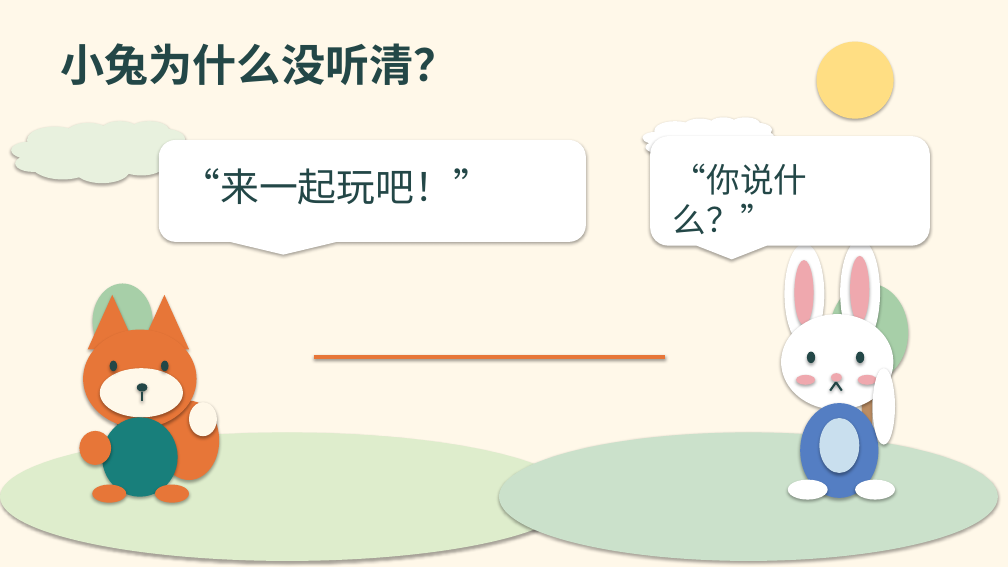
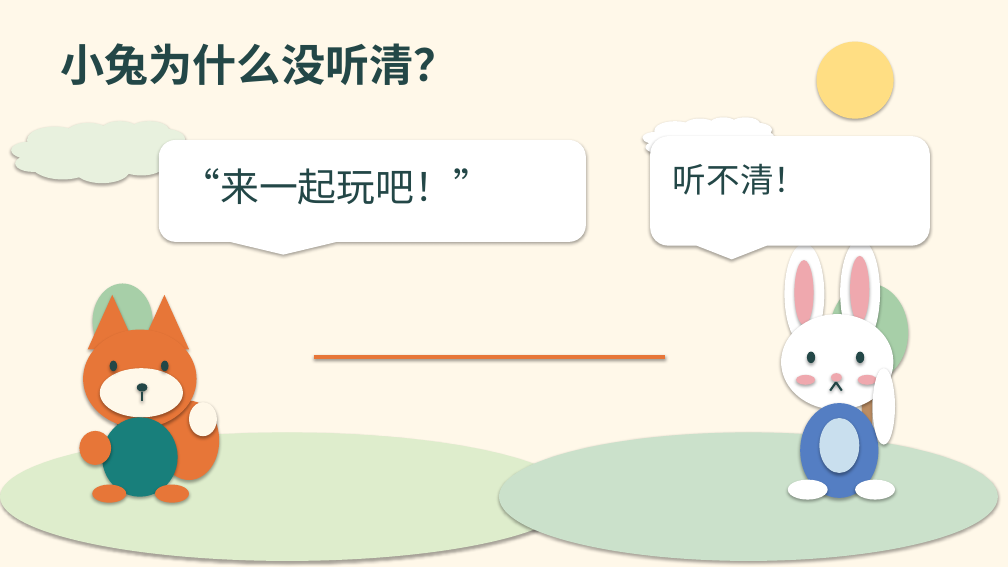
Before and after one commit to 983976773qqcom-cmyk/cc, a slide deck: slide 2 of deliverables/DIY-Amplifier-Story-Edition.pptx. Drawn at 1008x567 pixels with LibreOffice and Linux fonts; fonts in the diff are those of the drawing. Boxes give left, top, right and bottom in pixels: in the first picture for what was removed or moved away, otherwise in the second. Text is boxed around its words. In the diff, an @@ line names an element or a change of style, - is before the commit and + after.

Commit message:
Keep story dialogue short enough for a single line

```diff
--- a/deliverables/DIY-Amplifier-Story-Edition.pptx
+++ b/deliverables/DIY-Amplifier-Story-Edition.pptx
@@ text at [673, 163, 807, 195]: text changed @@
-“你说什么？”
+听不清！
```
